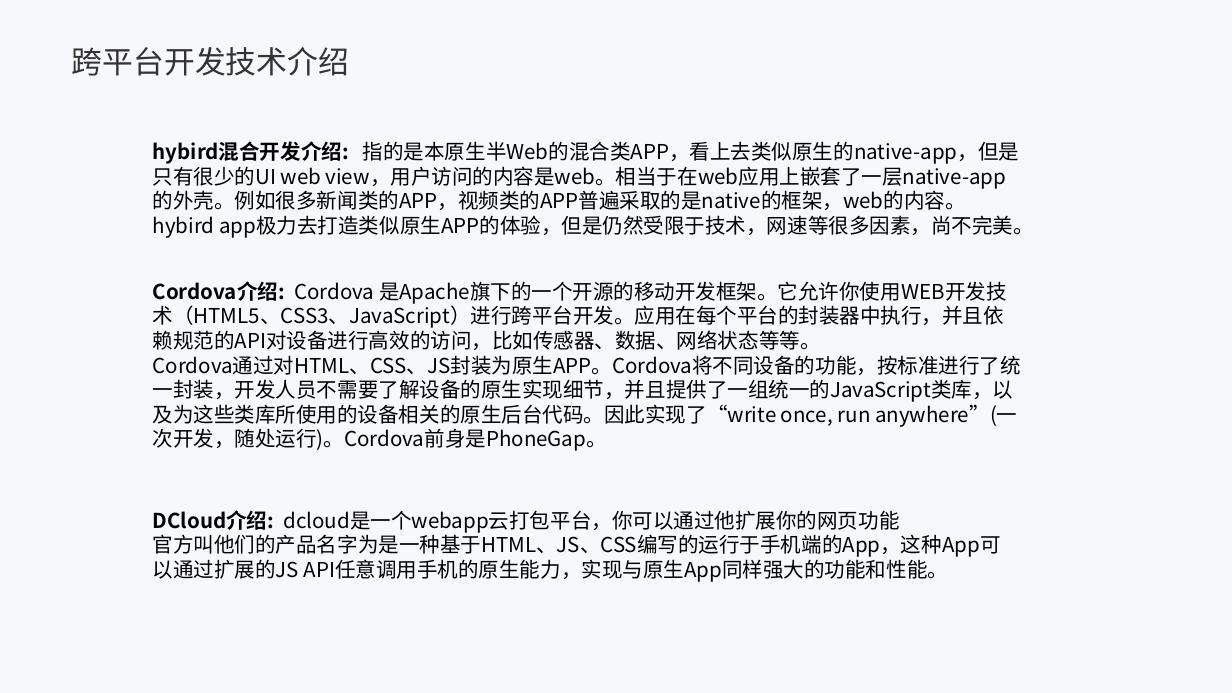
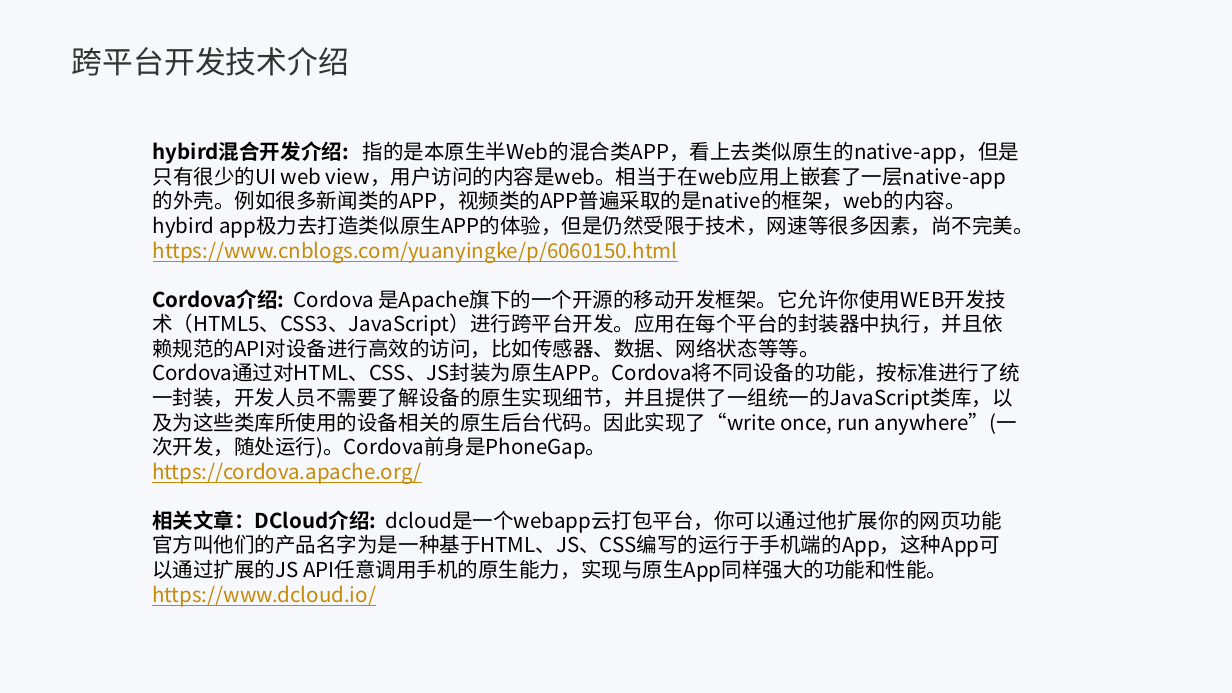
Before and after one commit to fenglipk/react-native-demo, a slide deck: slide 7 of 移动端开发分享.pptx. Drawn at 1232x693 pixels with LibreOffice and Linux fonts; fonts in the diff are those of the drawing; background and template pictures are left out. Boxes give left, top, right and bottom in pixels: in the first picture for what was removed or moved away, otherwise in the second. Text is boxed around its words. In the diff, an @@ line names an element or a change of style, - is before the commit and + after.

```diff
--- a/移动端开发分享.pptx
+++ b/移动端开发分享.pptx
@@ text at [153,141,1034,263]: text changed @@
-hybird混合开发介绍: 指的是本原生半Web的混合类APP，看上去类似原生的native-app，但是只有很少的UI web view，用户访问的内容是web。相当于在web应用上嵌套了一层native-app的外壳。例如很多新闻类的APP，视频类的APP普遍采取的是native的框架，web的内容。
-hybird app极力去打造类似原生APP的体验，但是仍然受限于技术，网速等很多因素，尚不完美。
+hybird混合开发介绍: 指的是本原生半Web的混合类APP，看上去类似原生的native-app，但是只有很少的UI web view，用户访问的内容是web。相当于在web应用上嵌套了一层native-app的外壳。例如很多新闻类的APP，视频类的APP普遍采取的是native的框架，web的内容。
+hybird app极力去打造类似原生APP的体验，但是仍然受限于技术，网速等很多因素，尚不完美。https://www.cnblogs.com/yuanyingke/p/6060150.html
@@ text "Cordova介绍: Cordova 是Apache旗下的一个开源的移动开发框架。它允许你使用WEB开发技术（HTML5 ...": place and size @@
-text "Cordova介绍: Cordova 是Apache旗下的一个开源的移动开发框架。它允许你使用WEB开发技术（HTML5 ..." at [153,281,1021,451]
+text "Cordova介绍: Cordova 是Apache旗下的一个开源的移动开发框架。它允许你使用WEB开发技术（HTML5 ..." at [152,289,1020,484]
@@ text at [152,462,422,484]: paragraph added @@
+https://cordova.apache.org/
@@ text at [152,510,1002,607]: text changed @@
-DCloud介绍: dcloud是一个webapp云打包平台，你可以通过他扩展你的网页功能
-官方叫他们的产品名字为是一种基于HTML、JS、CSS编写的运行于手机端的App，这种App可以通过扩展的JS API任意调用手机的原生能力，实现与原生App同样强大的功能和性能。
+相关文章：DCloud介绍: dcloud是一个webapp云打包平台，你可以通过他扩展你的网页功能
+官方叫他们的产品名字为是一种基于HTML、JS、CSS编写的运行于手机端的App，这种App可以通过扩展的JS API任意调用手机的原生能力，实现与原生App同样强大的功能和性能。
+https://www.dcloud.io/
```
Also in this commit, not shown: 7 other slides changed, 2 other files.
